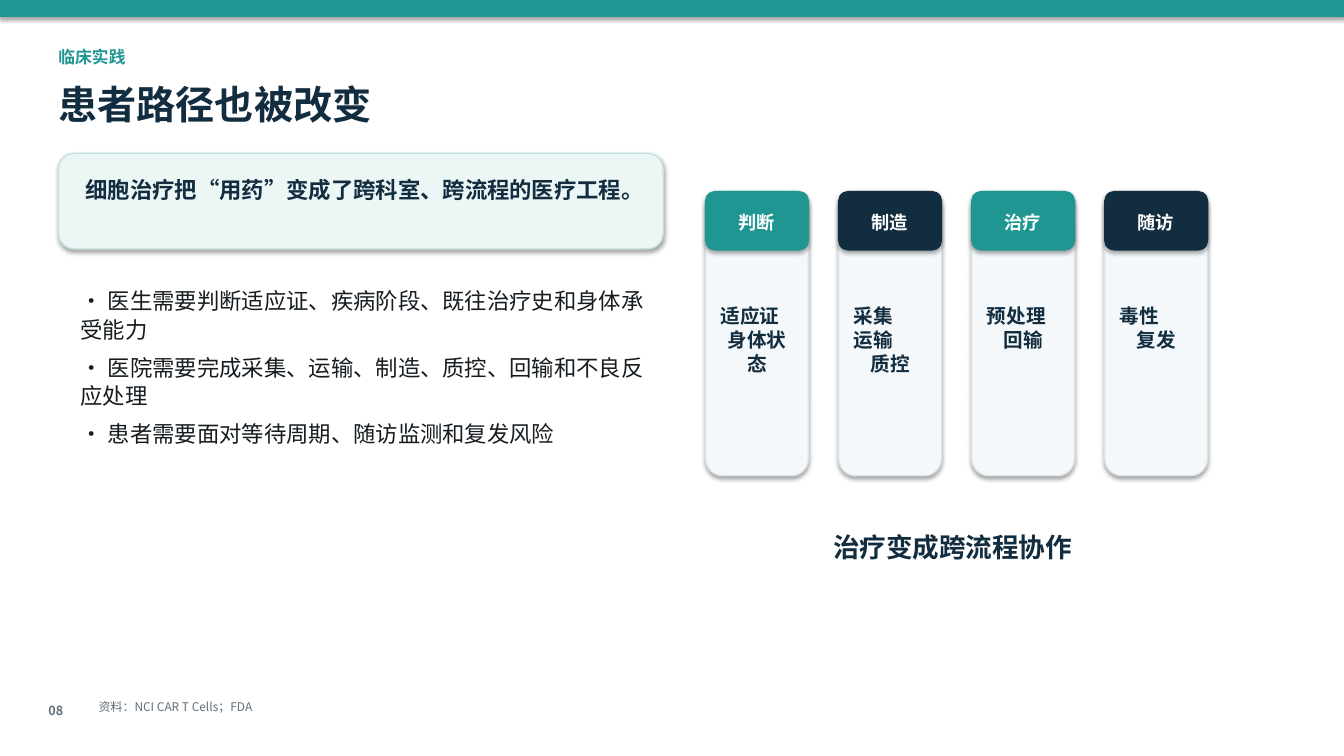
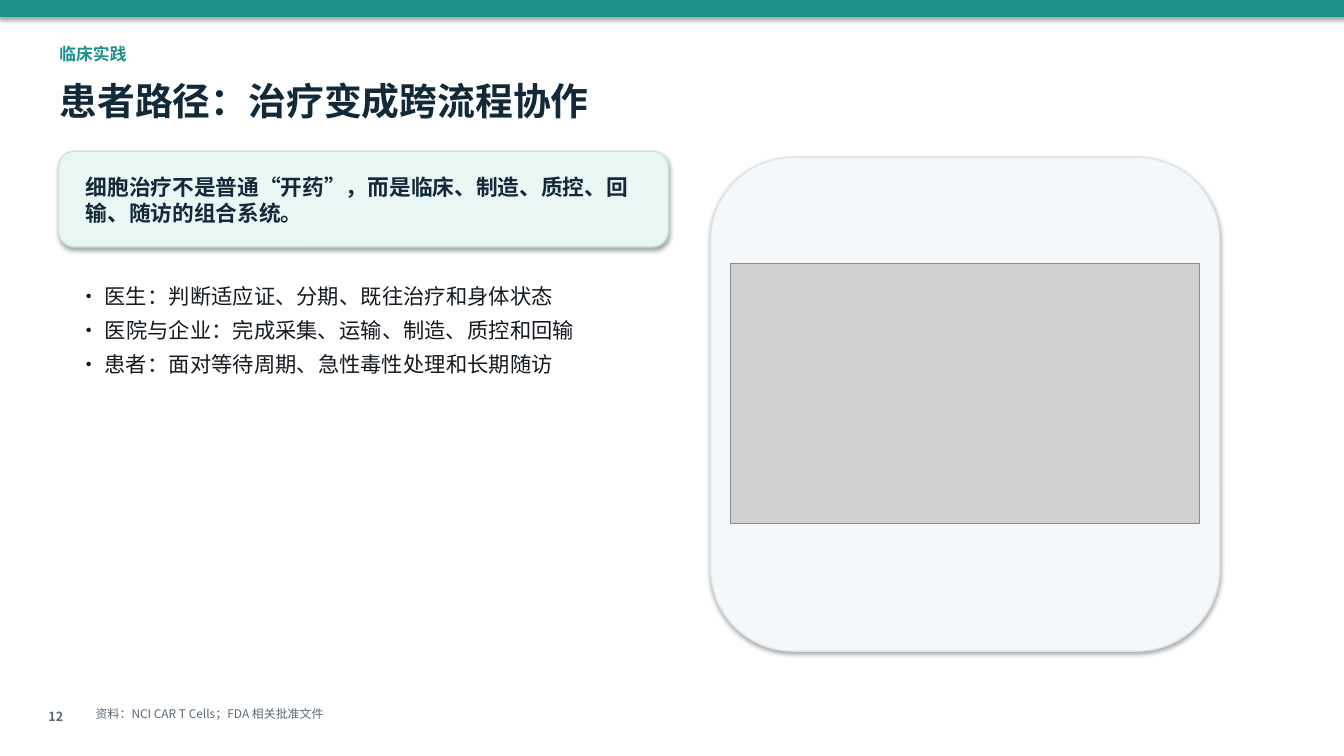
Before and after one commit to zdjc445/26Spring, a slide deck: slide 12 of 细胞治疗与免疫治疗/疾病的细胞治疗与免疫治疗.pptx (slide 8 before the commit). Drawn at 1344x756 pixels with LibreOffice and Linux fonts; fonts in the diff are those of the drawing; grey boxes stand for pictures. Boxes give left, top, right and bottom in pixels: in the first picture for what was removed or moved away, otherwise in the second. Text is boxed around its words. In the diff, an @@ line names an element or a change of style, - is before the commit and + after.

Commit message:
完善细胞治疗与免疫治疗汇报材料

```diff
--- a/细胞治疗与免疫治疗/疾病的细胞治疗与免疫治疗.pptx
+++ b/细胞治疗与免疫治疗/疾病的细胞治疗与免疫治疗.pptx
@@ text "临床实践" at [59,45,126,62]: text colour #209692 to #1C908B @@
@@ text at [59,82,588,119]: text changed; size 28 to 27 pt; text colour #132D40 to #12293A @@
-患者路径也被改变
+患者路径：治疗变成跨流程协作
@@ rounded rectangle: place and size @@
-rounded rectangle at [58,153,663,249]
+rounded rectangle at [58,151,668,247]
@@ rounded rectangle at [58,151,668,247]: fill #ECF6F5 to #E8F6F4; outline #C4E2E0 1 pt to #C6E3E0 1 pt @@
@@ text at [86,176,628,223]: text changed; size 16 to 15.5 pt; text colour #132D40 to #12293A @@
-细胞治疗把“用药”变成了跨科室、跨流程的医疗工程。
+细胞治疗不是普通“开药”，而是临床、制造、质控、回输、随访的组合系统。
@@ rounded rectangle: place and size @@
-rounded rectangle at [706,192,809,476]
+rounded rectangle at [711,157,1220,651]
@@ rounded rectangle at [711,157,1220,651]: outline #DAE4E9 1 pt to #DCE5EA 1 pt @@
@@ rounded rectangle removed at [706,192,809,250] @@
@@ rounded rectangle removed at [839,192,942,476] @@
@@ rounded rectangle removed at [839,192,942,250] @@
@@ rounded rectangle removed at [972,192,1075,476] @@
@@ rounded rectangle removed at [972,192,1075,250] @@
@@ rounded rectangle removed at [1105,192,1208,476] @@
@@ rounded rectangle removed at [1105,192,1208,250] @@
@@ text removed at [738,213,774,231] @@
-判断
@@ text removed at [871,213,907,231] @@
-制造
@@ text removed at [1005,213,1041,231] @@
-治疗
@@ text removed at [1138,213,1174,231] @@
-随访
@@ picture added at [731,264,1200,524] @@
@@ text at [105,286,574,374]: text changed; size 16 to 15.2 pt; text colour #161C20 to #141A1F @@
-· 医生需要判断适应证、疾病阶段、既往治疗史和身体承受能力
-· 医院需要完成采集、运输、制造、质控、回输和不良反应处理
-· 患者需要面对等待周期、随访监测和复发风险
+• 医生：判断适应证、分期、既往治疗和身体状态
+• 医院与企业：完成采集、运输、制造、质控和回输
+• 患者：面对等待周期、急性毒性处理和长期随访
@@ text removed at [721,306,787,373] @@
-适应证
-身体状态
@@ text removed at [854,306,909,373] @@
-采集
-运输
-质控
@@ text removed at [987,306,1046,353] @@
-预处理
-回输
@@ text removed at [1120,306,1176,349] @@
-毒性
-复发
@@ text removed at [833,534,1072,560] @@
-治疗变成跨流程协作
@@ text removed at [48,705,63,715] @@
-08
@@ text added at [48,711,63,721], 9 pt, text #596976, bold @@
+12
@@ text at [96,708,324,720]: text changed; text colour #606F7B to #596976 @@
-资料：NCI CAR T Cells；FDA
+资料：NCI CAR T Cells；FDA 相关批准文件
```
Also in this commit, not shown: 5 other slides changed, 11 slides added, 7 slides removed, 14 other files.
